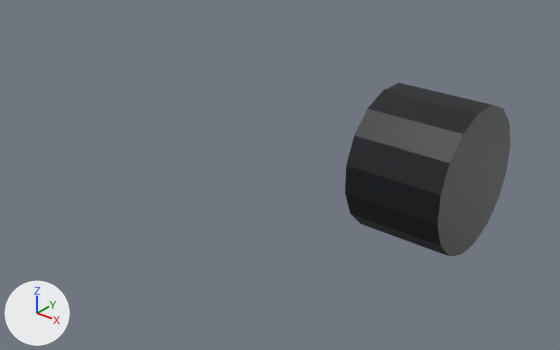
A saved change to the Blender file Blender/FantaCar/car_wheel.blend.
The view is the same before and after, from a camera (50 mm lens) standing at (3.7, -6.84, 3.53) and looking at (-0.24, -1.92, 0.48). The lights are fixed; the arrows at lower left show +X, +Y and +Z. The picture after the commit comes second.

The first picture shows 'Car'.
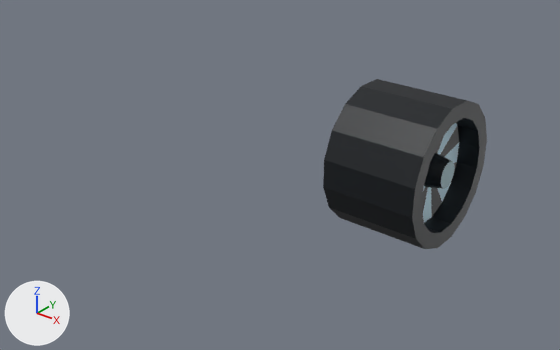
Pixel boxes [x1, y1, x2, y2] of what changed, in the pictures (560 x 350 px):
'Car', reshaped: before [345, 83, 511, 256]; after [323, 79, 487, 249]

The change, as a diff of the scene's bpy script:
```diff
--- a/Blender/FantaCar/car_wheel.blend.py
+++ b/Blender/FantaCar/car_wheel.blend.py
@@ me_cube @@
 # used by ob_car; location = (0.0, 0.0, 0.0)
-me_cube.from_pydata(...)  # 98 vertices, 82 faces; spans x -1.77..1.77, y -1.34..0.8, z -0.8..0.79
+me_cube.from_pydata(...)  # 99 vertices, 82 faces; spans x -0.54..0.54, y -4.7..0.78, z -0.81..1.07
+# me_cube part 1: the loose piece of 96 vertices spanning x -0.27..0.81, y -0.8..0.8, z -0.8..0.79 is mirrored in x about its middle, then moved by (-0.27, -0.02, -0.01)
+# other edits to the shape of me_cube do not show in these pictures
 me_cube.materials.append(mat_material)
```
